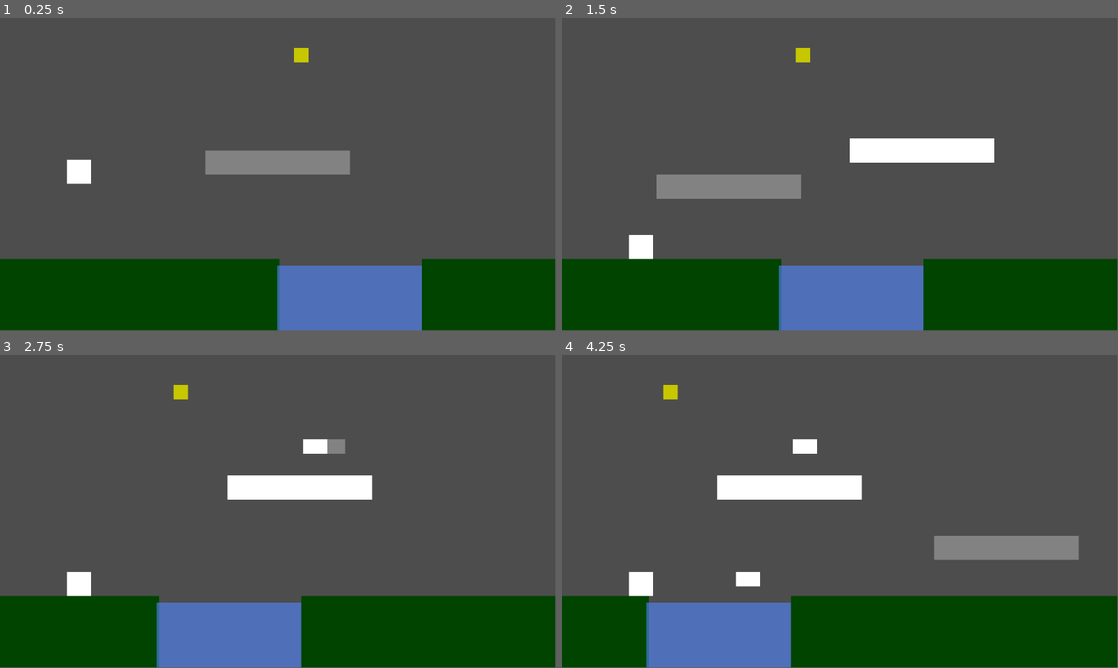
Above: before the commit, frames 1-4 (two rows, left to right).
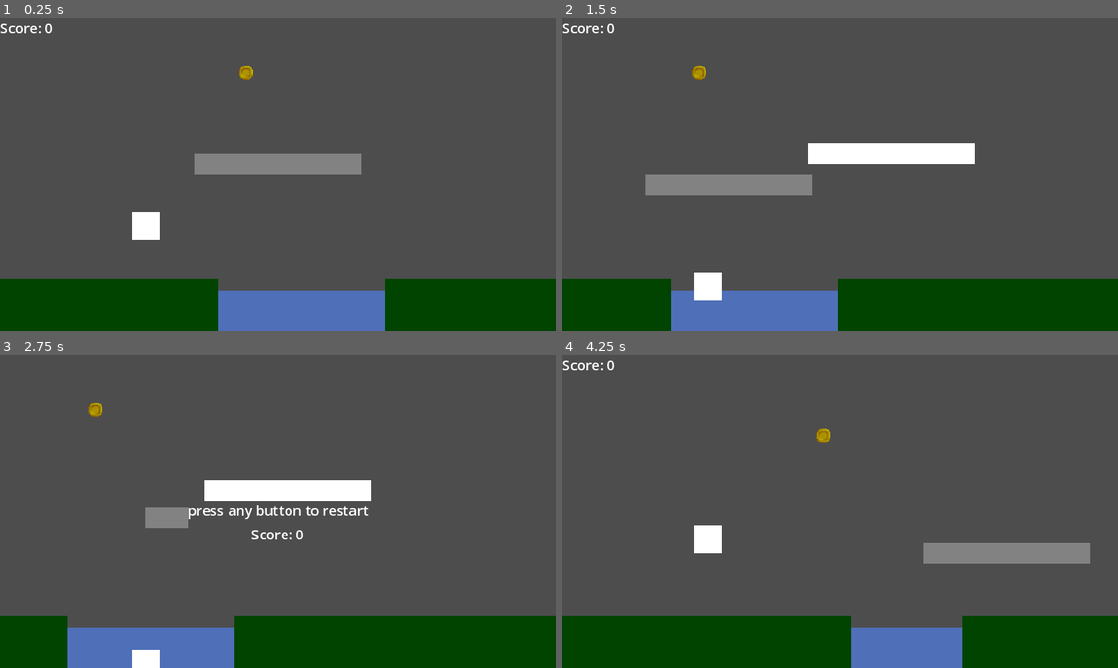
Above: after the commit, the same moments.

Repository: senseibobo/gmtk2023
Game: Godot game, scene res://game.tscn
Two runs of this game, one before a commit and one after it. Both use one fixed random seed, a clock stepped at 60 frames per second and the inputs below.
Inputs (mouse positions are in pixels of both pictures, inside the frame that each line leads up to):
- Up to frame 1 (0.25 s): no input
- Up to frame 2 (1.5 s): move the mouse to (962, 158) at 0.52 s; hold D (select_regular_platform) 0.53-1.28 s; click (962, 158) at 0.6 s; tap S (select_jump_platform) at 0.77, 1.07 s; move the mouse to (728, 190) at 1.27 s; tap D (select_regular_platform) at 1.35 s
- Up to frame 3 (2.75 s): tap S (select_jump_platform) at 1.52, 1.55, 1.82 s; tap Enter at 2 s; move the mouse to (333, 442) at 2.02 s; hold S (select_jump_platform) from 2.03 s (still down); click (333, 442) at 2.3 s
- Up to frame 4 (4.25 s): tap Enter at 2.75, 3.5 s; move the mouse to (812, 574) at 2.77 s; release S (select_jump_platform) at 2.78 s; click (812, 574) at 2.85 s; tap S (select_jump_platform) at 3.02, 3.32, 3.77, 3.8, 4.07 s; tap D (select_regular_platform) at 3.05 s; move the mouse to (1006, 558) at 3.52 s; hold D (select_regular_platform) from 3.53 s (still down); tap R (restart) at 4.15 s
In our replay, the window is 799x449 before the commit and 800x450 after it. These sizes can differ from the game's own. Grey fills any space a smaller window leaves; there, only what the larger window draws over its background counts as a difference.

The runs differ from the first frame. In frame 1, 11% of the frame differs, in the area x 0-100%, y 0-100%; in frame 2, 15%; in frame 3, 14%; in frame 4, 18%.

Commit message:
changed sizes

Diff:
--- a/Game Over.gd
+++ b/Game Over.gd
@@ -1,7 +1 @@
 extends Area2D
-
-
-func _on_body_entered(body):
-	var gameover = preload("res://gameover.tscn").instantiate()
-	get_tree().root.add_child(gameover)
-	get_tree().paused = true
--- a/Game.gd
+++ b/Game.gd
@@ -9,7 +9,7 @@
 var max_coins: int = 3
 var coins_spawned_counter: int = 0
 var next_coin: int = 10
-var block_spacing: float = 100.0
+var block_spacing: float = 64
 
 func _ready():
 	move_step = 1600
@@ -18,15 +18,15 @@
 
 	if Input.is_action_pressed("select_regular_platform"): #d
 		current_platform_selected = 0
-		$ColorRect.set_size(Vector2(300,50))
+		$ColorRect.set_size(Vector2(192,24))
 	elif Input.is_action_pressed("select_jump_platform"): #s
 		current_platform_selected = 1
-		$ColorRect.set_size(Vector2(50,30)) # idk why this works
+		$ColorRect.set_size(Vector2(50,24)) # idk why this works
 
 	if current_platform_selected == 0:
 		var offset = fmod($Moving.global_position.x,100)
-		$ColorRect.global_position.x = -150+get_global_mouse_position().x
-		$ColorRect.global_position.y = int(get_global_mouse_position().y-25)/25*25
+		$ColorRect.global_position.x = -96+get_global_mouse_position().x
+		$ColorRect.global_position.y = int(get_global_mouse_position().y-12)/12*12
 		if Input.is_action_just_released("place_platform"):
 			var platform = preload("res://Platform.tscn").instantiate()
 			$Moving.add_child(platform)
@@ -66,16 +66,16 @@
 		block = preload("res://grass.tscn").instantiate()
 	$Moving.add_child(block)
 	block.global_position.x = 1300-move_step
-	block.global_position.y = 500
+	block.global_position.y = 300
 	next_coin -= 1
-	if next_coin == 0:
+	if next_coin <= 0:
 		spawn_coin(1300-move_step-block_spacing/2)
 		next_coin = 10+randi()%10
 
 func spawn_coin(x_position: float):
 	var coin = preload("res://coin.tscn").instantiate()
 	$Moving.add_child(coin)
-	coin.global_position = Vector2(x_position,randf_range(10,450))
+	coin.global_position = Vector2(x_position,randf_range(20,300))
 	coins_spawned_counter += 1
 	print("Coin Spawned!")
 	return coin
--- /dev/null
+++ b/Global.gd
@@ -0,0 +1,15 @@
+extends Node
+
+signal game_over_signal
+
+var coin_count: int = 0
+
+func death():
+	game_over_signal.emit()
+	var gameover = preload("res://gameover.tscn").instantiate()
+	get_tree().root.add_child(gameover)
+	get_tree().paused = true
+
+func restart():
+	coin_count = 0
+	get_tree().reload_current_scene()
--- a/Hero.gd
+++ b/Hero.gd
@@ -2,9 +2,11 @@
 
 
 const SPEED = 300.0
-const JUMP_VELOCITY = -700.0
-var coin_counter: int = 0
+const JUMP_VELOCITY = -460.0
 var gravity = 900
+
+func _ready():
+	Global.game_over_signal.connect($UI.hide)
 
 func _physics_process(delta):
 	if not is_on_floor():
@@ -19,13 +21,8 @@
 	var tween = create_tween()
 	gravity = 0
 	tween.tween_property(self,"velocity:y",0.0,0.5)
-	tween.tween_callback(self.death)
-
-func death():
-	var gameover = preload("res://gameover.tscn").instantiate()
-	get_tree().root.add_child(gameover)
-	get_tree().paused = true
+	tween.tween_callback(Global.death)
 
 func pick_up_coin():
-	coin_counter += 1
-	print("Player has: ", coin_counter, " coins!")
+	Global.coin_count += 1
+	$UI/Score.text = "Score: " + str(Global.coin_count)
--- a/Hero.tscn
+++ b/Hero.tscn
@@ -3,7 +3,7 @@
 [ext_resource type="Script" path="res://Hero.gd" id="1_jkltm"]
 
 [sub_resource type="RectangleShape2D" id="RectangleShape2D_cu73b"]
-size = Vector2(50, 50)
+size = Vector2(32, 32)
 
 [node name="Hero" type="CharacterBody2D" groups=["Player"]]
 collision_layer = 2
@@ -11,10 +11,17 @@
 script = ExtResource("1_jkltm")
 
 [node name="ColorRect" type="ColorRect" parent="."]
-offset_left = -25.0
-offset_top = -50.0
-offset_right = 25.0
+offset_left = -16.0
+offset_top = -32.0
+offset_right = 16.0
 
 [node name="CollisionShape2D" type="CollisionShape2D" parent="."]
-position = Vector2(0, -25)
+position = Vector2(0, -16)
 shape = SubResource("RectangleShape2D_cu73b")
+
+[node name="UI" type="CanvasLayer" parent="."]
+
+[node name="Score" type="Label" parent="UI"]
+offset_right = 40.0
+offset_bottom = 23.0
+text = "Score: 0"
--- a/Platform.tscn
+++ b/Platform.tscn
@@ -1,16 +1,15 @@
 [gd_scene load_steps=2 format=3 uid="uid://dksmof4rrv72l"]
 
 [sub_resource type="RectangleShape2D" id="RectangleShape2D_03avx"]
-size = Vector2(300, 100)
+size = Vector2(192, 48)
 
 [node name="Platform" type="StaticBody2D"]
 
 [node name="ColorRect" type="ColorRect" parent="."]
-offset_right = 300.0
-offset_bottom = 100.0
-scale = Vector2(1, 0.5)
+offset_right = 192.0
+offset_bottom = 24.0
 
 [node name="CollisionShape2D" type="CollisionShape2D" parent="."]
-position = Vector2(150, 25)
+position = Vector2(96, 12)
 scale = Vector2(1, 0.5)
 shape = SubResource("RectangleShape2D_03avx")
--- a/Water.tscn
+++ b/Water.tscn
@@ -3,7 +3,7 @@
 [ext_resource type="Script" path="res://Water.gd" id="1_l4aor"]
 
 [sub_resource type="RectangleShape2D" id="RectangleShape2D_pc8kw"]
-size = Vector2(100, 286)
+size = Vector2(64, 286)
 
 [node name="Water" type="Area2D"]
 collision_layer = 0
@@ -13,12 +13,12 @@
 
 [node name="ColorRect" type="ColorRect" parent="."]
 offset_top = 14.0
-offset_right = 100.0
+offset_right = 64.0
 offset_bottom = 300.0
 color = Color(0.313726, 0.521569, 1, 0.603922)
 
 [node name="CollisionShape2D" type="CollisionShape2D" parent="."]
-position = Vector2(50, 157)
+position = Vector2(32, 157)
 shape = SubResource("RectangleShape2D_pc8kw")
 
 [connection signal="body_entered" from="." to="." method="_on_player_entered"]
--- a/coin.tscn
+++ b/coin.tscn
@@ -1,22 +1,22 @@
-[gd_scene load_steps=3 format=3 uid="uid://cea15qj48bcn2"]
+[gd_scene load_steps=4 format=3 uid="uid://cea15qj48bcn2"]
 
 [ext_resource type="Script" path="res://coin.gd" id="1_ye3gv"]
+[ext_resource type="Texture2D" uid="uid://t5ii6gx3wpr3" path="res://coin.png" id="2_2nnfi"]
 
 [sub_resource type="CircleShape2D" id="CircleShape2D_h3et6"]
+radius = 5.49747
 
 [node name="coin" type="Area2D" groups=["PickUps"]]
 modulate = Color(0.780392, 0.780392, 0, 1)
+collision_layer = 8
+collision_mask = 2
 script = ExtResource("1_ye3gv")
-
-[node name="ColorRect" type="ColorRect" parent="."]
-offset_left = -15.0
-offset_top = -15.0
-offset_right = 15.0
-offset_bottom = 15.0
-color = Color(1, 1, 0, 1)
 
 [node name="CollisionShape2D" type="CollisionShape2D" parent="."]
 scale = Vector2(1.5, 1.5)
 shape = SubResource("CircleShape2D_h3et6")
 
+[node name="Sprite2D" type="Sprite2D" parent="."]
+texture = ExtResource("2_2nnfi")
+
 [connection signal="body_entered" from="." to="." method="_on_body_entered"]
--- a/game.tscn
+++ b/game.tscn
@@ -14,12 +14,12 @@
 [node name="Moving" type="Node2D" parent="."]
 
 [node name="ColorRect" type="ColorRect" parent="."]
-offset_right = 300.0
-offset_bottom = 50.0
+offset_right = 192.0
+offset_bottom = 24.0
 color = Color(1, 1, 1, 0.301961)
 
 [node name="Hero" parent="." instance=ExtResource("2_qt7xd")]
-position = Vector2(164, 314)
+position = Vector2(168, 225)
 
 [node name="Game Over Collision" type="Area2D" parent="." groups=["WorldBorder"]]
 collision_layer = 0
--- a/gameover.gd
+++ b/gameover.gd
@@ -4,5 +4,8 @@
 func _input(event):
 	if Input.is_action_just_pressed("restart"):
 		get_tree().paused = false
-		get_tree().reload_current_scene()
+		Global.restart()
 		queue_free()
+
+func _ready():
+	$VBoxContainer/Score.text = "Score: " + str(Global.coin_count)
--- a/gameover.tscn
+++ b/gameover.tscn
@@ -12,14 +12,23 @@
 grow_vertical = 2
 script = ExtResource("1_o8kue")
 
-[node name="Label" type="Label" parent="."]
+[node name="VBoxContainer" type="VBoxContainer" parent="."]
 layout_mode = 1
 anchors_preset = 15
 anchor_right = 1.0
 anchor_bottom = 1.0
 grow_horizontal = 2
 grow_vertical = 2
+alignment = 1
+
+[node name="Label" type="Label" parent="VBoxContainer"]
+layout_mode = 2
 text = "GAME OVER
 press any button to restart"
 horizontal_alignment = 1
 vertical_alignment = 1
+
+[node name="Score" type="Label" parent="VBoxContainer"]
+layout_mode = 2
+text = "Score: 251204081"
+horizontal_alignment = 1
--- a/grass.tscn
+++ b/grass.tscn
@@ -1,15 +1,15 @@
 [gd_scene load_steps=2 format=3 uid="uid://bhyohpvjb6hxt"]
 
 [sub_resource type="RectangleShape2D" id="RectangleShape2D_mwvfh"]
-size = Vector2(100, 300)
+size = Vector2(64, 300)
 
 [node name="Grass" type="StaticBody2D"]
 
 [node name="ColorRect" type="ColorRect" parent="."]
-offset_right = 105.0
+offset_right = 64.0
 offset_bottom = 300.0
 color = Color(0, 0.266667, 0, 1)
 
 [node name="CollisionShape2D" type="CollisionShape2D" parent="."]
-position = Vector2(50, 150)
+position = Vector2(32, 150)
 shape = SubResource("RectangleShape2D_mwvfh")
--- a/project.godot
+++ b/project.godot
@@ -14,6 +14,18 @@
 run/main_scene="res://game.tscn"
 config/features=PackedStringArray("4.1", "GL Compatibility")
 config/icon="res://icon.svg"
+
+[autoload]
+
+Global="*res://Global.gd"
+
+[display]
+
+window/size/viewport_width=640
+window/size/viewport_height=360
+window/size/window_width_override=1280
+window/size/window_height_override=720
+window/stretch/mode="canvas_items"
 
 [input]
 
@@ -40,6 +52,7 @@
 
 [rendering]
 
+textures/canvas_textures/default_texture_filter=0
 renderer/rendering_method="gl_compatibility"
 renderer/rendering_method.mobile="gl_compatibility"
 2d/snap/snap_2d_transforms_to_pixel=true
Binary file added: coin.png
Not shown, added: coin.png.import
